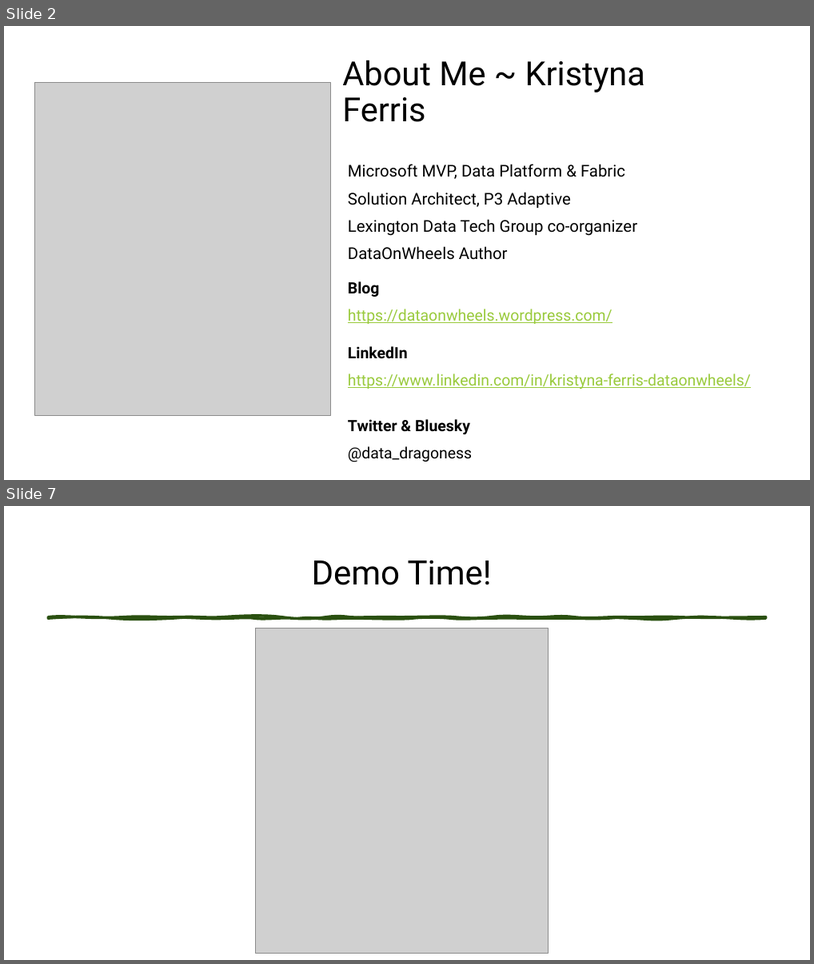
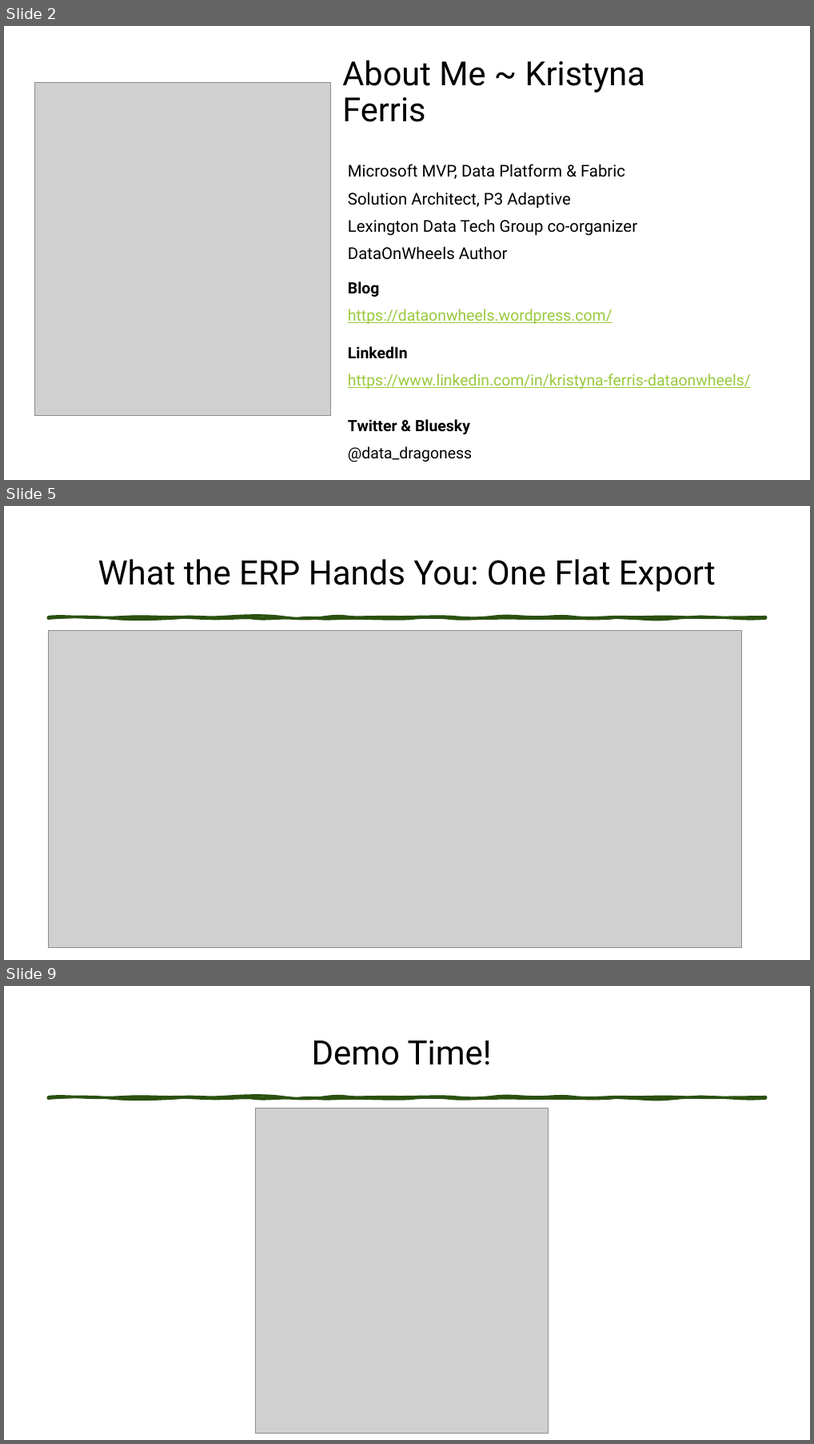
Before and after one commit to Anytsirk12/DataOnWheels, a slide deck: Presentations/Fellowship of the Star Schema/The Fellowship of the Star Schema Transforming OLTP Data for Power BI.pptx. Shown one above the other, each under a label of ours: slides 2 and 7 before the commit, slides 2, 5 and 9 after it; the slides between them are not shown. The pictures are 814x964 and 814x1444 pixels, drawn with LibreOffice and Linux fonts; fonts in the diff are those of the drawing; grey boxes stand for pictures. Boxes give left, top, right and bottom in pixels: in the first picture for what was removed or moved away, otherwise in the second. Text is boxed around its words. In the diff, an @@ line names an element or a change of style, - is before the commit and + after.

```diff
--- a/Presentations/Fellowship of the Star Schema/The Fellowship of the Star Schema Transforming OLTP Data for Power BI.pptx
+++ b/Presentations/Fellowship of the Star Schema/The Fellowship of the Star Schema Transforming OLTP Data for Power BI.pptx
@@ slide 5 added at [4,506,810,960], background #FFFFFF @@
@@ title added at [98,559,716,592], 40 pt, text #000000 @@
+What the ERP Hands You: One Flat Export
@@ freeform shape added at [48,616,766,618], fill #2A5010, outline #2A5010 3.25 pt @@
@@ picture added at [48,630,742,947] @@
@@ what was slide 7 is now slide 9 @@
```
Also in this commit, not shown: 10 slides changed, 3 other slides added, 3 slides removed, 3 other files.
